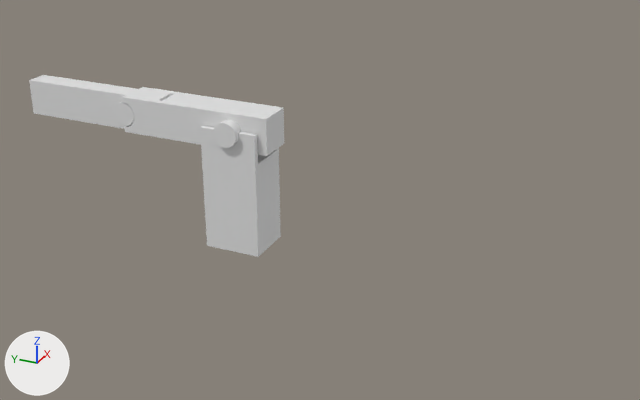
A saved change to the Blender file Assets/Blender/PräsiProbe/Schranke die 2te.blend.
Both versions are drawn from a 50 mm lens placed at (-11.56, -6.59, 6.76), pointed at (0.13, -1.33, 0.91). Every picture has the same lights, and +X, +Y and +Z are marked at lower left.
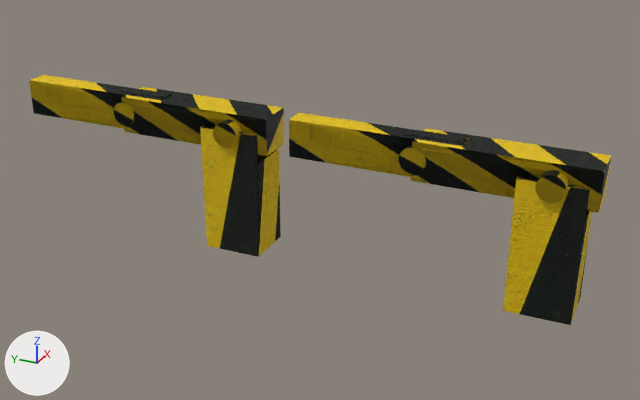
Diff of the bpy script that builds the scene:
```diff
--- a/Assets/Blender/PräsiProbe/Schranke die 2te.blend.py
+++ b/Assets/Blender/PräsiProbe/Schranke die 2te.blend.py
@@ img_schranke_albedo_map_jpg @@
+img_schranke_albedo_map_jpg = load_image('Schranke Albedo Map.jpg', '../2Rico/Textures/Schranke/Schranke Albedo Map.jpg', 1000, 500, 'sRGB')
@@ img_schranke_normalmap_png @@
+img_schranke_normalmap_png = load_image('Schranke NormalMap.png', '../2Rico/Textures/Schranke/Schranke NormalMap.png', 1000, 500, 'sRGB')
@@ img_schranke_height_map_png @@
+img_schranke_height_map_png = load_image('Schranke Height Map.png', '../2Rico/Textures/Schranke/Schranke Height Map.png', 1000, 500, 'sRGB')
@@ img_schranke_albedo_map_jpg_001 @@
+img_schranke_albedo_map_jpg_001 = load_image('Schranke Albedo Map.jpg.001', '../2Rico/Textures/Schranke/Schranke Albedo Map.jpg', 1000, 500, 'sRGB')
@@ img_schranke_normalmap_png_001 @@
+img_schranke_normalmap_png_001 = load_image('Schranke NormalMap.png.001', '../2Rico/Textures/Schranke/Schranke NormalMap.png', 1000, 500, 'sRGB')
@@ img_schranke_height_map_png_001 @@
+img_schranke_height_map_png_001 = load_image('Schranke Height Map.png.001', '../2Rico/Textures/Schranke/Schranke Height Map.png', 1000, 500, 'sRGB')
@@ mat_material @@
 mat_material = bpy.data.materials.new('Material')
-# nodes: BsdfPrincipled, OutputMaterial
+# nodes: BsdfPrincipled, Bump, NormalMap, OutputMaterial, TexImage x3
+# uses the picture img_schranke_albedo_map_jpg
+# uses the picture img_schranke_height_map_png
+# uses the picture img_schranke_normalmap_png
@@ mat_material_001 @@
+mat_material_001 = bpy.data.materials.new('Material.001')
+# uses the picture img_schranke_albedo_map_jpg_001
+# uses the picture img_schranke_height_map_png_001
+# uses the picture img_schranke_normalmap_png_001
@@ me_cube_001 @@
+me_cube_001.from_pydata(...)  # 239 vertices, 219 faces; spans x -1.0..1.0, y -1.0..1.0, z -1.0..1.0
+me_cube_001.materials.append(mat_material_001)
@@ me_cylinder_004 @@
+me_cylinder_004.from_pydata(...)  # 212 vertices, 112 faces; spans x -1.5..1.5, y -3.16..10.0, z -1.0..1.0
+me_cylinder_004.materials.append(mat_material_001)
@@ me_cylinder_003 @@
+me_cylinder_003.from_pydata(...)  # 136 vertices, 74 faces; spans x -1.5..1.5, y -3.16..10.0, z -1.0..1.0
+me_cylinder_003.materials.append(mat_material_001)
@@ ob_cube_002 @@
+ob_cube_002 = bpy.data.objects.new('Cube.002', me_cube_001)
+ob_cube_002.location = (0.0, -4.96, 1.0)
+ob_cube_002.scale = (0.4, 0.48, 1.04)
@@ ob_cylinder_004 @@
+ob_cylinder_004 = bpy.data.objects.new('Cylinder.004', me_cylinder_004)
+ob_cylinder_004.location = (0.0, -4.96, 2.0)
+ob_cylinder_004.rotation_euler = (0.0, -1.571, 0.0)  # degrees (0, -90, 0)
+ob_cylinder_004.scale = (0.2, 0.2, 0.48)
@@ ob_cylinder_003 @@
+ob_cylinder_003 = bpy.data.objects.new('Cylinder.003', me_cylinder_003)
+ob_cylinder_003.location = (0.0, -2.96, 2.0)
+ob_cylinder_003.rotation_euler = (0.0, -1.571, 0.0)  # degrees (0, -90, 0)
+ob_cylinder_003.scale = (0.2, 0.2, 0.288)
```

Location of each change, (x1, y1, x2, y2) in pixels of the pictures (640 x 400 px):
'Cube.002', added: after (503, 176, 592, 325)
'Cylinder.004', added: after (411, 128, 611, 213)
'Cube', surface changed: (200, 126, 281, 257) in both
'Cylinder.003', added: after (289, 113, 465, 177)
'Cylinder', surface changed: (122, 87, 284, 156) in both
'Cylinder.001', surface changed (grey to yellow): (29, 75, 171, 129) in both
